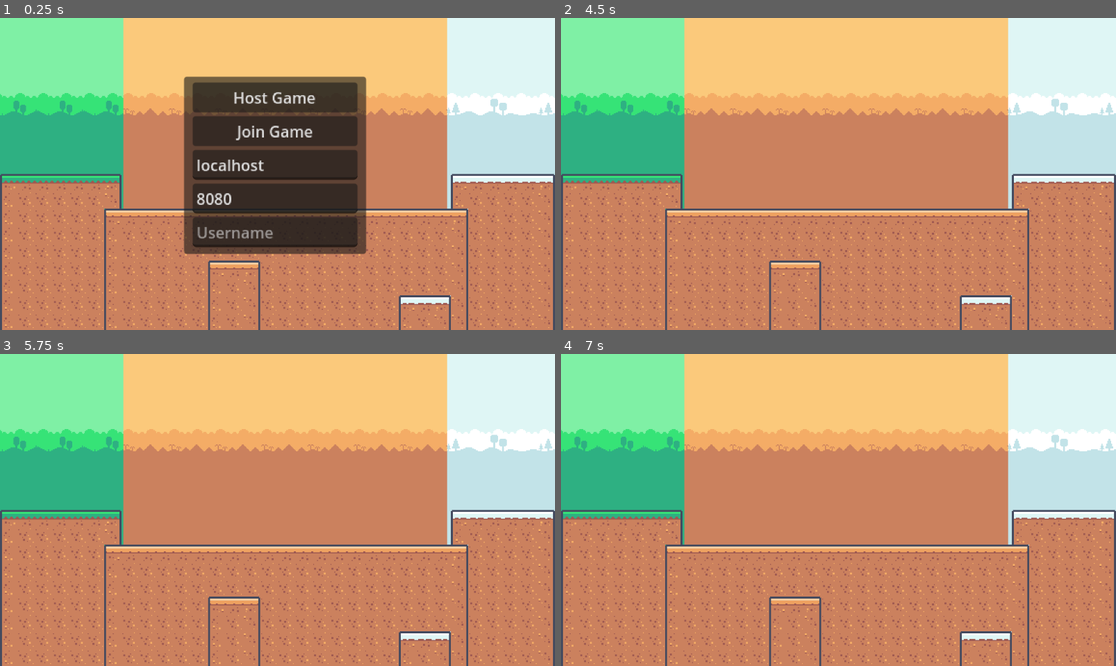
Above: before the commit, frames 1-4 (two rows, left to right).
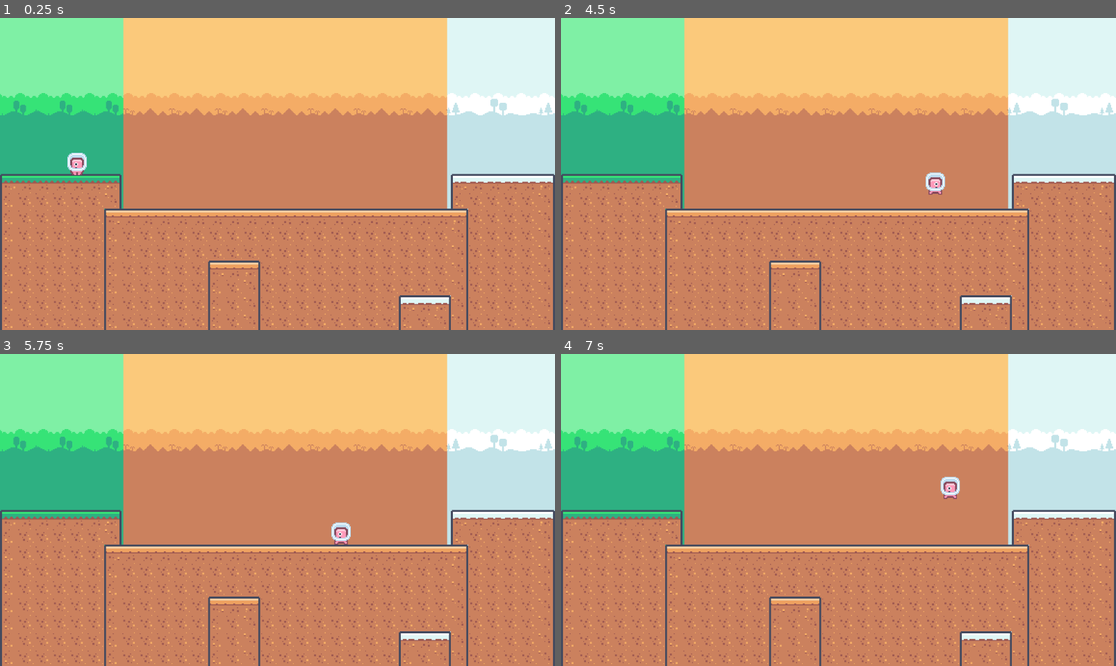
Above: after the commit, the same moments.

Repository: AyaPK/godot_multiplayer_practice
Game: Godot game, scene res://scenes/main.tscn
Two runs of this game, one before a commit and one after it. Both use one fixed random seed, a clock stepped at 60 frames per second and the inputs below.
Inputs (mouse positions are in pixels of both pictures, inside the frame that each line leads up to):
- Up to frame 1 (0.25 s): no input
- Up to frame 2 (4.5 s): tap Enter (ui_accept) at 0.5, 0.6, 0.77, 1.07, 2, 2.1, 2.27, 2.57, 2.85, 3.6, 3.77, 4.07, 4.35 s; hold Right (ui_right) 0.53-1.25 s; click (838, 96) at 1.25 s, where only the run before the commit has a clickable "Host Game"; hold Right (ui_right) 2.03-2.78 s; hold Left (ui_left) 2.78-3.53 s; hold Right (ui_right) from 3.53 s (still down)
- Up to frame 3 (5.75 s): tap Enter (ui_accept) at 4.52, 4.82, 5.1, 5.27, 5.57 s; release Right (ui_right) at 5.03 s; hold Left (ui_left) from 5.03 s (still down)
- Up to frame 4 (7 s): release Left (ui_left) at 5.78 s; hold Right (ui_right) 5.78-6.53 s; tap Enter (ui_accept) at 5.85, 6.6, 6.77 s; hold Left (ui_left) from 6.53 s (still down)

The runs differ from the first frame. In frame 1, 19% of the frame differs, in the area x 12-67%, y 18-76%; in frame 2, 0.2%; in frame 3, 0.2%; in frame 4, 0.2%.

Commit message:
Add basic character
Add player

Diff:
--- a/project.godot
+++ b/project.godot
@@ -15,6 +15,11 @@
 config/features=PackedStringArray("4.3", "Forward Plus")
 config/icon="res://icon.svg"
 
+[layer_names]
+
+2d_physics/layer_1="player"
+2d_physics/layer_5="walls"
+
 [rendering]
 
 textures/canvas_textures/default_texture_filter=0
--- a/scenes/main.tscn
+++ b/scenes/main.tscn
@@ -1,8 +1,9 @@
-[gd_scene load_steps=8 format=4 uid="uid://bvrgv0fekbp6a"]
+[gd_scene load_steps=9 format=4 uid="uid://bvrgv0fekbp6a"]
 
 [ext_resource type="Texture2D" uid="uid://cyvdfkf7sjia0" path="res://sprites/tilemap_packed.png" id="1_1u0x0"]
 [ext_resource type="Texture2D" uid="uid://bd8fd3w68mxx5" path="res://sprites/tilemap-backgrounds_packed.png" id="1_ujydx"]
 [ext_resource type="Script" path="res://scripts/network_manager.gd" id="3_vn1jf"]
+[ext_resource type="PackedScene" uid="uid://bkknc1gkb0uwt" path="res://scenes/player.tscn" id="4_2xwao"]
 
 [sub_resource type="TileSetAtlasSource" id="TileSetAtlasSource_ndslg"]
 texture = ExtResource("1_ujydx")
@@ -64,9 +65,13 @@
 texture = ExtResource("1_1u0x0")
 texture_region_size = Vector2i(18, 18)
 0:0/0 = 0
+0:0/0/physics_layer_0/polygon_0/points = PackedVector2Array(-9, -9, 9, -9, 9, 9, -9, 9)
 1:0/0 = 0
+1:0/0/physics_layer_0/polygon_0/points = PackedVector2Array(-9, -9, 9, -9, 9, 9, -9, 9)
 2:0/0 = 0
+2:0/0/physics_layer_0/polygon_0/points = PackedVector2Array(-9, -9, 9, -9, 9, 9, -9, 9)
 3:0/0 = 0
+3:0/0/physics_layer_0/polygon_0/points = PackedVector2Array(-9, -9, 9, -9, 9, 9, -9, 9)
 4:0/0 = 0
 5:0/0 = 0
 6:0/0 = 0
@@ -84,9 +89,13 @@
 18:0/0 = 0
 19:0/0 = 0
 0:1/0 = 0
+0:1/0/physics_layer_0/polygon_0/points = PackedVector2Array(-9, -9, 9, -9, 9, 9, -9, 9)
 1:1/0 = 0
+1:1/0/physics_layer_0/polygon_0/points = PackedVector2Array(-9, -9, 9, -9, 9, 9, -9, 9)
 2:1/0 = 0
+2:1/0/physics_layer_0/polygon_0/points = PackedVector2Array(-9, -9, 9, -9, 9, 9, -9, 9)
 3:1/0 = 0
+3:1/0/physics_layer_0/polygon_0/points = PackedVector2Array(-9, -9, 9, -9, 9, 9, -9, 9)
 4:1/0 = 0
 5:1/0 = 0
 6:1/0 = 0
@@ -104,9 +113,13 @@
 18:1/0 = 0
 19:1/0 = 0
 0:2/0 = 0
+0:2/0/physics_layer_0/polygon_0/points = PackedVector2Array(-9, -9, 9, -9, 9, 9, -9, 9)
 1:2/0 = 0
+1:2/0/physics_layer_0/polygon_0/points = PackedVector2Array(-9, -9, 9, -9, 9, 9, -9, 9)
 2:2/0 = 0
+2:2/0/physics_layer_0/polygon_0/points = PackedVector2Array(-9, -9, 9, -9, 9, 9, -9, 9)
 3:2/0 = 0
+3:2/0/physics_layer_0/polygon_0/points = PackedVector2Array(-9, -9, 9, -9, 9, 9, -9, 9)
 4:2/0 = 0
 5:2/0 = 0
 6:2/0 = 0
@@ -124,9 +137,13 @@
 18:2/0 = 0
 19:2/0 = 0
 0:3/0 = 0
+0:3/0/physics_layer_0/polygon_0/points = PackedVector2Array(-9, -9, 9, -9, 9, 9, -9, 9)
 1:3/0 = 0
+1:3/0/physics_layer_0/polygon_0/points = PackedVector2Array(-9, -9, 9, -9, 9, 9, -9, 9)
 2:3/0 = 0
+2:3/0/physics_layer_0/polygon_0/points = PackedVector2Array(-9, -9, 9, -9, 9, 9, -9, 9)
 3:3/0 = 0
+3:3/0/physics_layer_0/polygon_0/points = PackedVector2Array(-9, -9, 9, -9, 9, 9, -9, 9)
 4:3/0 = 0
 5:3/0 = 0
 6:3/0 = 0
@@ -144,9 +161,13 @@
 18:3/0 = 0
 19:3/0 = 0
 0:4/0 = 0
+0:4/0/physics_layer_0/polygon_0/points = PackedVector2Array(-9, -9, 9, -9, 9, 9, -9, 9)
 1:4/0 = 0
+1:4/0/physics_layer_0/polygon_0/points = PackedVector2Array(-9, -9, 9, -9, 9, 9, -9, 9)
 2:4/0 = 0
+2:4/0/physics_layer_0/polygon_0/points = PackedVector2Array(-9, -9, 9, -9, 9, 9, -9, 9)
 3:4/0 = 0
+3:4/0/physics_layer_0/polygon_0/points = PackedVector2Array(-9, -9, 9, -9, 9, 9, -9, 9)
 4:4/0 = 0
 5:4/0 = 0
 6:4/0 = 0
@@ -164,9 +185,13 @@
 18:4/0 = 0
 19:4/0 = 0
 0:5/0 = 0
+0:5/0/physics_layer_0/polygon_0/points = PackedVector2Array(-9, -9, 9, -9, 9, 9, -9, 9)
 1:5/0 = 0
+1:5/0/physics_layer_0/polygon_0/points = PackedVector2Array(-9, -9, 9, -9, 9, 9, -9, 9)
 2:5/0 = 0
+2:5/0/physics_layer_0/polygon_0/points = PackedVector2Array(-9, -9, 9, -9, 9, 9, -9, 9)
 3:5/0 = 0
+3:5/0/physics_layer_0/polygon_0/points = PackedVector2Array(-9, -9, 9, -9, 9, 9, -9, 9)
 4:5/0 = 0
 5:5/0 = 0
 6:5/0 = 0
@@ -246,6 +271,7 @@
 
 [sub_resource type="TileSet" id="TileSet_5l7mp"]
 tile_size = Vector2i(18, 18)
+physics_layer_0/collision_layer = 16
 sources/4 = SubResource("TileSetAtlasSource_ofcnw")
 
 [node name="Main" type="Node2D"]
@@ -266,6 +292,7 @@
 script = ExtResource("3_vn1jf")
 
 [node name="NetworkUIPanel" type="Panel" parent="Network"]
+visible = false
 z_index = 50
 offset_left = -97.0
 offset_top = -101.0
@@ -301,5 +328,9 @@
 layout_mode = 2
 placeholder_text = "Username"
 
+[node name="Player" parent="." instance=ExtResource("4_2xwao")]
+position = Vector2(-208, -28)
+collision_mask = 16
+
 [connection signal="pressed" from="Network/NetworkUIPanel/VBoxContainer/StartServerButton" to="Network" method="start_host"]
 [connection signal="pressed" from="Network/NetworkUIPanel/VBoxContainer/JoinServerButton" to="Network" method="start_client"]
--- /dev/null
+++ b/scenes/player.tscn
@@ -0,0 +1,99 @@
+[gd_scene load_steps=9 format=3 uid="uid://bkknc1gkb0uwt"]
+
+[ext_resource type="Texture2D" uid="uid://dshu6whv27nnr" path="res://sprites/tilemap-characters_packed.png" id="1_3by7b"]
+[ext_resource type="Script" path="res://scripts/player.gd" id="1_nw0qa"]
+
+[sub_resource type="RectangleShape2D" id="RectangleShape2D_01skm"]
+size = Vector2(20, 21)
+
+[sub_resource type="Animation" id="Animation_pkmt4"]
+resource_name = "idle"
+loop_mode = 2
+tracks/0/type = "value"
+tracks/0/imported = false
+tracks/0/enabled = true
+tracks/0/path = NodePath("Sprite2D:frame")
+tracks/0/interp = 1
+tracks/0/loop_wrap = true
+tracks/0/keys = {
+"times": PackedFloat32Array(0),
+"transitions": PackedFloat32Array(1),
+"update": 1,
+"values": [4]
+}
+
+[sub_resource type="Animation" id="Animation_gkx4u"]
+length = 0.001
+tracks/0/type = "value"
+tracks/0/imported = false
+tracks/0/enabled = true
+tracks/0/path = NodePath("Sprite2D:frame")
+tracks/0/interp = 1
+tracks/0/loop_wrap = true
+tracks/0/keys = {
+"times": PackedFloat32Array(0),
+"transitions": PackedFloat32Array(1),
+"update": 1,
+"values": [4]
+}
+
+[sub_resource type="Animation" id="Animation_bh27t"]
+resource_name = "walk"
+length = 0.2
+loop_mode = 1
+tracks/0/type = "value"
+tracks/0/imported = false
+tracks/0/enabled = true
+tracks/0/path = NodePath("Sprite2D:frame")
+tracks/0/interp = 1
+tracks/0/loop_wrap = true
+tracks/0/keys = {
+"times": PackedFloat32Array(0, 0.133333),
+"transitions": PackedFloat32Array(1, 1),
+"update": 1,
+"values": [4, 5]
+}
+
+[sub_resource type="Animation" id="Animation_ent8o"]
+resource_name = "jump"
+length = 0.2
+loop_mode = 2
+tracks/0/type = "value"
+tracks/0/imported = false
+tracks/0/enabled = true
+tracks/0/path = NodePath("Sprite2D:frame")
+tracks/0/interp = 1
+tracks/0/loop_wrap = true
+tracks/0/keys = {
+"times": PackedFloat32Array(0),
+"transitions": PackedFloat32Array(1),
+"update": 1,
+"values": [5]
+}
+
+[sub_resource type="AnimationLibrary" id="AnimationLibrary_u0hyw"]
+_data = {
+"RESET": SubResource("Animation_gkx4u"),
+"idle": SubResource("Animation_pkmt4"),
+"jump": SubResource("Animation_ent8o"),
+"walk": SubResource("Animation_bh27t")
+}
+
+[node name="Player" type="CharacterBody2D"]
+script = ExtResource("1_nw0qa")
+
+[node name="Sprite2D" type="Sprite2D" parent="."]
+texture = ExtResource("1_3by7b")
+hframes = 9
+vframes = 3
+frame = 4
+
+[node name="CollisionShape2D" type="CollisionShape2D" parent="."]
+position = Vector2(0, 0.5)
+shape = SubResource("RectangleShape2D_01skm")
+
+[node name="AnimationPlayer" type="AnimationPlayer" parent="."]
+libraries = {
+"": SubResource("AnimationLibrary_u0hyw")
+}
+autoplay = "idle"
--- /dev/null
+++ b/scripts/player.gd
@@ -0,0 +1,37 @@
+extends CharacterBody2D
+
+@export var speed : float = 200.0
+@export var jump_force : float = 300.0
+@export var gravity : float = 800.0
+@export var friction : float = 1500.0
+@export var acceleration : float = 1000.0
+
+@onready var animation_player = $AnimationPlayer
+@onready var sprite = $Sprite2D
+
+func _physics_process(delta):
+	if not is_on_floor():
+		velocity.y += gravity * delta
+
+	var direction = Input.get_axis("ui_left", "ui_right")
+
+	if direction != 0:
+		velocity.x = move_toward(velocity.x, direction * speed, acceleration * delta)
+
+		sprite.flip_h = direction > 0
+
+	else:
+		velocity.x = move_toward(velocity.x, 0, friction * delta)
+
+	if Input.is_action_just_pressed("ui_accept") and is_on_floor():
+		velocity.y = -jump_force
+
+	move_and_slide()
+
+	if is_on_floor():
+		if direction != 0:
+			animation_player.play("walk")
+		else:
+			animation_player.play("idle")
+	elif velocity.y < 0:
+		animation_player.play("jump")
